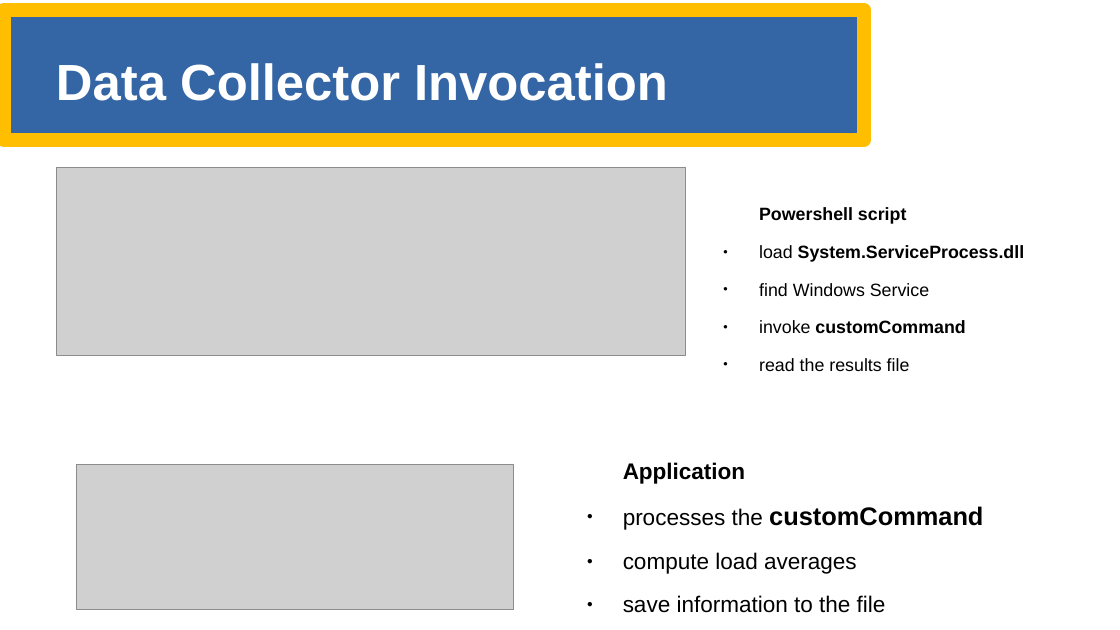
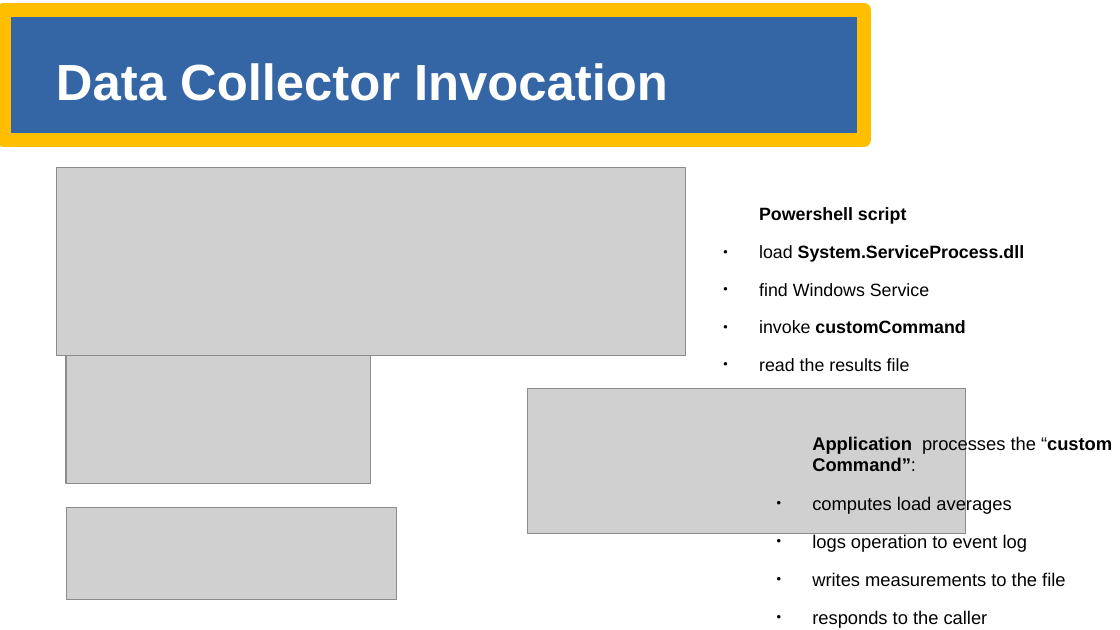
Before and after one commit to sergueik/powershell_samples, a slide deck: slide 8 of csharp/loadaverage-service/application.odp. Drawn at 1120x630 pixels with LibreOffice and Linux fonts; fonts in the diff are those of the drawing; grey boxes stand for pictures. Boxes give left, top, right and bottom in pixels: in the first picture for what was removed or moved away, otherwise in the second. Text is boxed around its words. In the diff, an @@ line names an element or a change of style, - is before the commit and + after.

Commit message:
updated slides and screenshots, can control service from command line

```diff
--- a/csharp/loadaverage-service/application.odp
+++ b/csharp/loadaverage-service/application.odp
@@ picture added at box(66, 356, 371, 484) @@
@@ picture added at box(527, 389, 966, 534) @@
@@ text at box(812, 435, 1112, 628): text changed; size 16 to 12.9 pt @@
-Application
-● processes the customCommand
-● compute load averages
-● save information to the file
+Application processes the “custom Command”:
+● computes load averages
+● logs operation to event log
+● writes measurements to the file
+● responds to the caller
@@ picture: place and size @@
-picture at box(76, 465, 514, 610)
+picture at box(66, 508, 396, 600)
```
Also in this commit, not shown: 9 other files.
